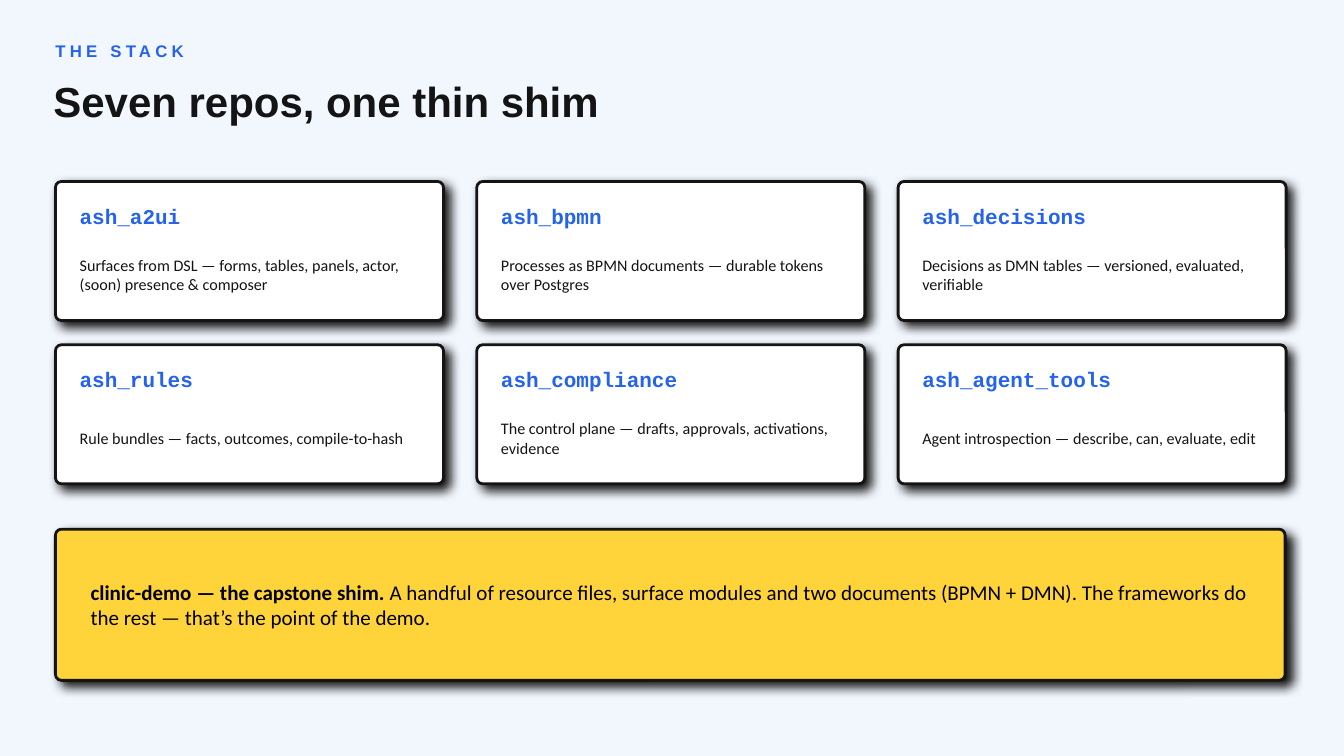
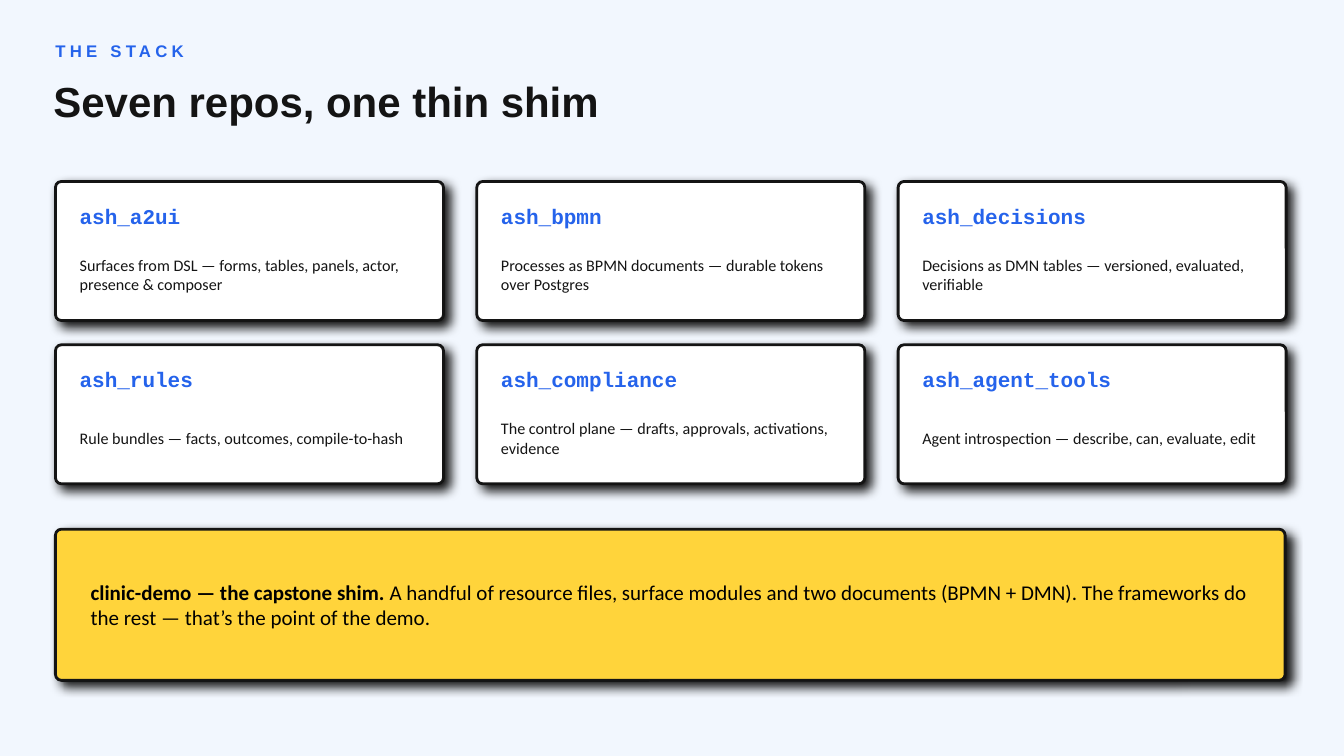
Before and after one commit to lukegalea/clinic-demo, a slide deck: slide 3 of docs/capstone-deck.pptx. Drawn at 1344x756 pixels with LibreOffice and Linux fonts; fonts in the diff are those of the drawing. Boxes give left, top, right and bottom in pixels: in the first picture for what was removed or moved away, otherwise in the second. Text is boxed around its words. In the diff, an @@ line names an element or a change of style, - is before the commit and + after.

```diff
--- a/docs/capstone-deck.pptx
+++ b/docs/capstone-deck.pptx
@@ text at <box>80,259,399,293</box>: text changed @@
-Surfaces from DSL — forms, tables, panels, actor, (soon) presence & composer
+Surfaces from DSL — forms, tables, panels, actor, presence & composer
```
Also in this commit, not shown: 1 slide added, 12 other files.
